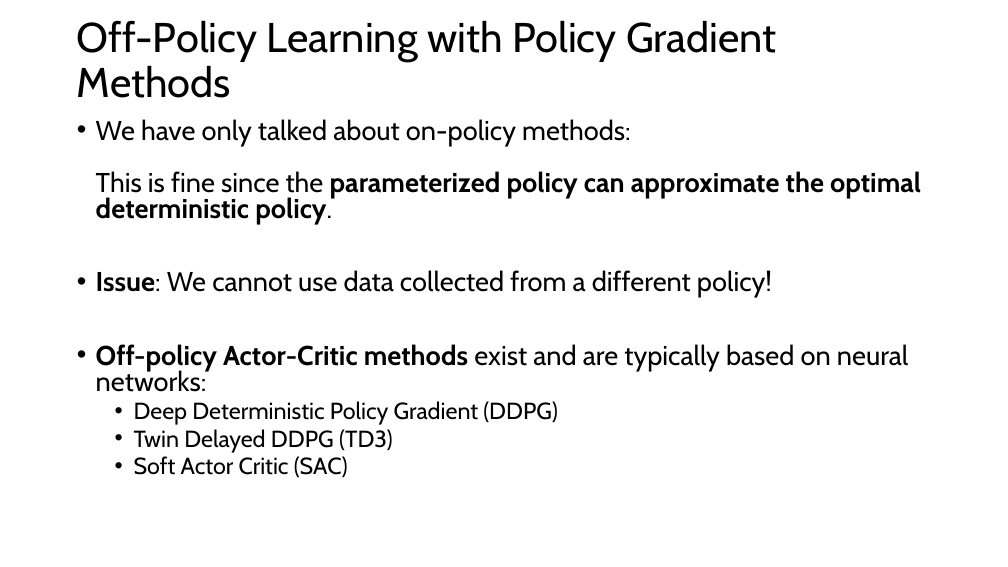
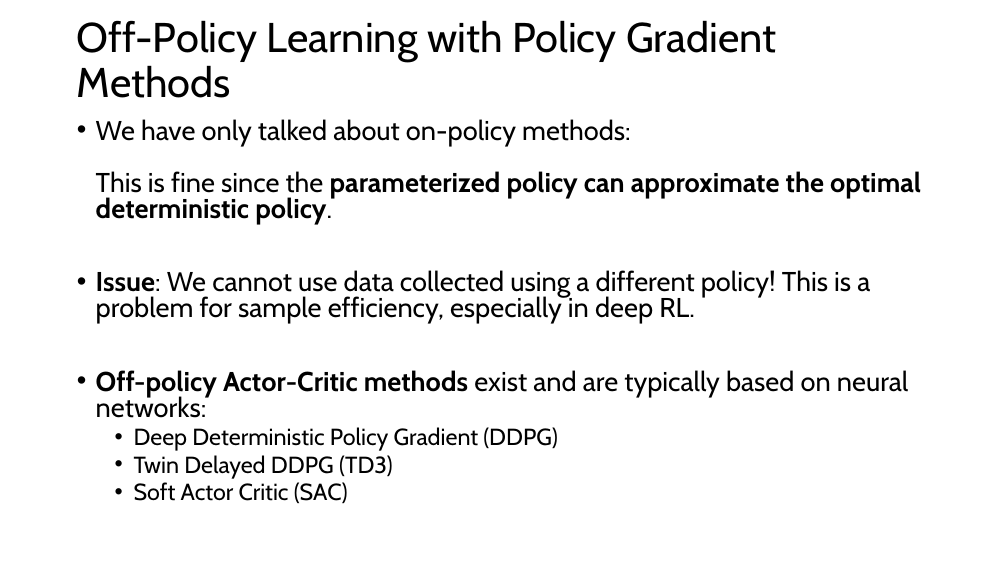
Before and after one commit to mhahsler/Introduction_to_Reinforcement_Learning, a slide deck: slide 20 of slides/Lecture_Chapter13.pptx. Drawn at 1008x567 pixels with LibreOffice and Linux fonts; fonts in the diff are those of the drawing. Boxes give left, top, right and bottom in pixels: in the first picture for what was removed or moved away, otherwise in the second. Text is boxed around its words. In the diff, an @@ line names an element or a change of style, - is before the commit and + after.

```diff
--- a/slides/Lecture_Chapter13.pptx
+++ b/slides/Lecture_Chapter13.pptx
@@ text at [96, 270, 870, 324]: text changed @@
-• Issue: We cannot use data collected from a different policy!
+• Issue: We cannot use data collected using a different policy! This is a problem for sample efficiency, especially in deep RL.
```
Also in this commit, not shown: 7 other slides changed, 1 slide added, 1 other file.
